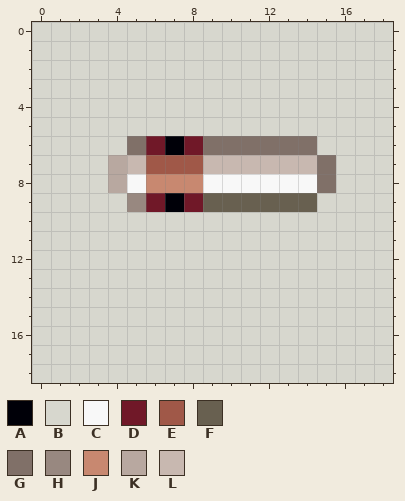
Pixel-art sprite -- images/Tir.png. The first picture shows the starting point.
The file is 19x19 pixels.
Palette (. is transparent): A #000008  B #d7d7ce  C #f8f8f8  D #701828  E #a05848  F #686050  G #807068  H #988880  J #c88870  K #b8a8a0  L #c8b8b0
Pixels before, first column x 0:
 0 BBBBBBBBBBBBBBBBBBB
 1 BBBBBBBBBBBBBBBBBBB
 2 BBBBBBBBBBBBBBBBBBB
 3 BBBBBBBBBBBBBBBBBBB
 4 BBBBBBBBBBBBBBBBBBB
 5 BBBBBBBBBBBBBBBBBBB
 6 BBBBBGDADGGGGGGBBBB
 7 BBBBKLEEELLLLLLGBBB
 8 BBBBKCJJJCCCCCCGBBB
 9 BBBBBHDADFFFFFFBBBB
10 BBBBBBBBBBBBBBBBBBB
11 BBBBBBBBBBBBBBBBBBB
12 BBBBBBBBBBBBBBBBBBB
13 BBBBBBBBBBBBBBBBBBB
14 BBBBBBBBBBBBBBBBBBB
15 BBBBBBBBBBBBBBBBBBB
16 BBBBBBBBBBBBBBBBBBB
17 BBBBBBBBBBBBBBBBBBB
18 BBBBBBBBBBBBBBBBBBB
Now the later version:
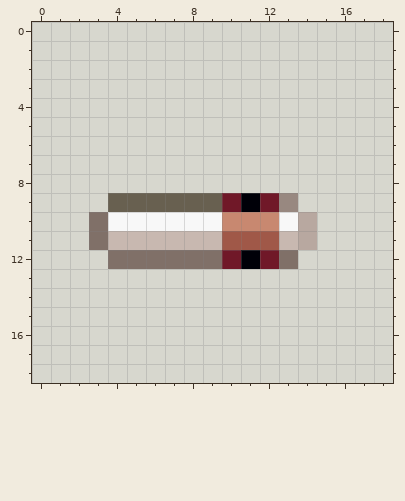
Difference:
{"y":6,"x":5,"old":"GDADGGGGGG","new":"BBBBBBBBBB"}
{"y":7,"x":4,"old":"KLEEELLLLLLG","new":"BBBBBBBBBBBB"}
{"y":8,"x":4,"old":"KCJJJCCCCCCG","new":"BBBBBBBBBBBB"}
{"y":9,"x":4,"old":"BHDAD","new":"FFFFF"}
{"y":9,"x":10,"old":"FFFFF","new":"DADHB"}
{"y":10,"x":3,"old":"BBBBBBBBBBBB","new":"GCCCCCCJJJCK"}
{"y":11,"x":3,"old":"BBBBBBBBBBBB","new":"GLLLLLLEEELK"}
{"y":12,"x":4,"old":"BBBBBBBBBB","new":"GGGGGGDADG"}
{"label":"changed","picture_box":[89,136,336,269]}
